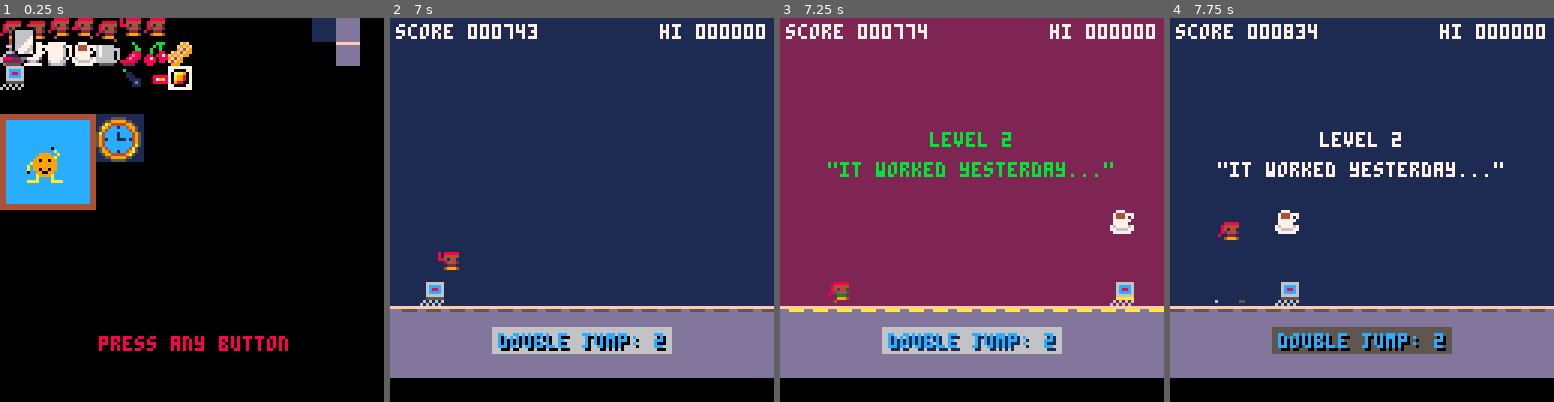
Above: before the commit, frames 1-4 (left to right).
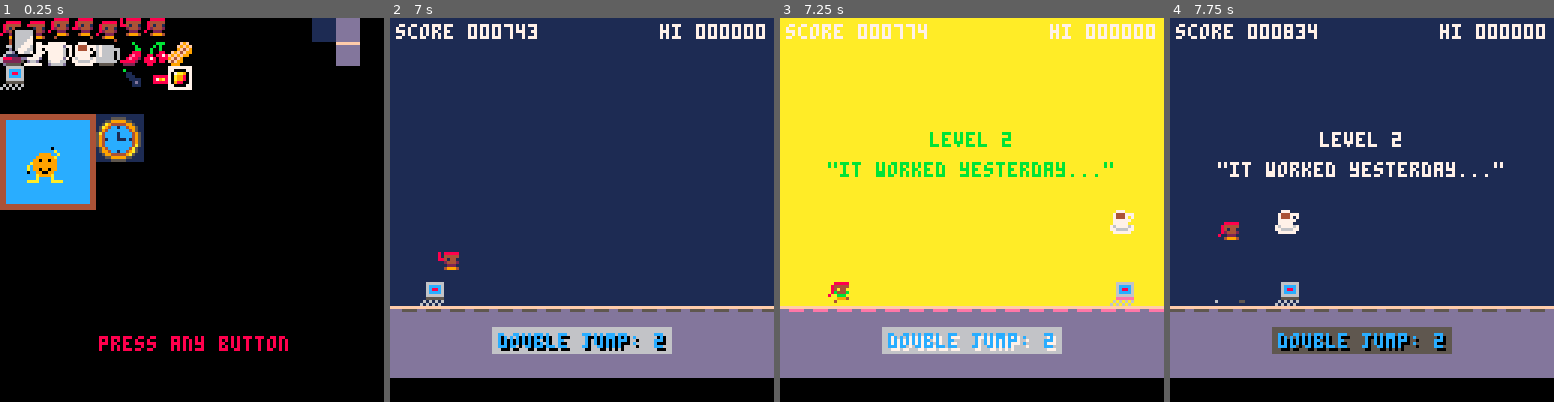
Above: after the commit, the same moments.

Repository: ltpitt/lua-pico-8-oracle-odyssey
Game: PICO-8 cartridge oracle-odyssey.p8
Same seed, same stepped clock (60 frames per second), same inputs: the game is played once before the commit and once after it.
Inputs:
- Up to frame 1 (0.25 s): no input
- Up to frame 2 (7 s): tap X (X key) at 0.33, 1.07, 1.85, 2.97, 4.08, 5.2, 6.32 s; tap O (Z key) at 0.7, 1.7, 2.1, 2.5, 2.9, 3.3, 3.7, 4.1, 4.5, 4.9, 5.3, 5.7, 6.1, 6.5, 6.9 s; hold Right 1.6-2.1 s; hold Up 2.15-2.42 s; hold Right 2.47-3.03 s; hold Left 3.08-3.58 s; hold Down 3.63-3.97 s; hold Right 4.02-4.68 s; hold Up 4.73-5.03 s; hold Left 5.08-5.68 s; hold Down 5.73-6.03 s; hold Right 6.08-6.58 s; hold Right from 6.63 s (still down)
- Up to frame 3 (7.25 s): release Right at 7.13 s; hold Up from 7.18 s (still down)
- Up to frame 4 (7.75 s): tap O (Z key) at 7.3, 7.7 s; tap X (X key) at 7.43 s; release Up at 7.45 s; hold Right from 7.5 s (still down)

Frames 1-2 are identical in both runs. In frame 3, 73% of the frame differs, in the area x 0-100%, y 0-87%; in frame 4, nothing differs.

Commit message:
fix: shift level fanfare toward warm bright tones instead of cool
Co-authored-by: Copilot <223556219+Copilot@users.noreply.github.com>

Diff:
--- a/oracle-odyssey.p8
+++ b/oracle-odyssey.p8
@@ -208,11 +208,11 @@
         local progress = (30 - level_fanfare_timer) / 30
         if progress < 0.5 then
             -- Fade toward warm (brighten colors)
-            pal(0, 1)   -- black -> dark blue
-            pal(1, 2)   -- dark blue -> dark teal
-            pal(2, 3)
-            pal(3, 5)
-            pal(5, 10)  -- shift mid tones upward
+            pal(0, 7)   -- black -> white (brighten)
+            pal(1, 10)  -- dark colors -> brighter mid-tones
+            pal(2, 11)
+            pal(3, 12)  -- warm tones
+            pal(5, 14)  -- brighter
         else
             -- Fade back to normal
             pal()
